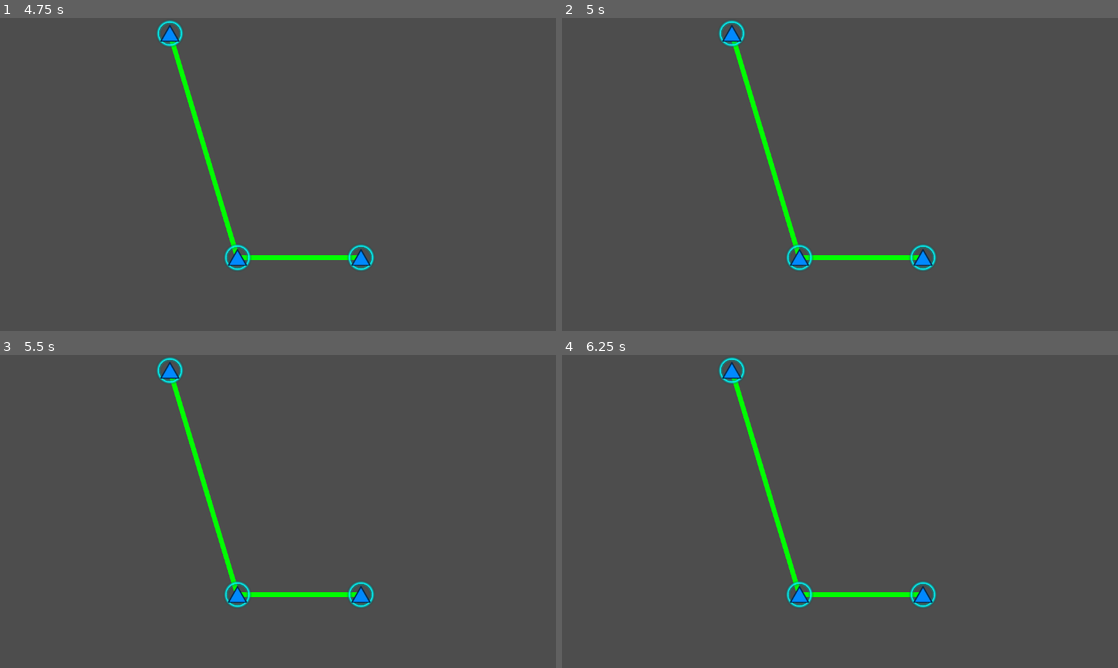
Above: before the commit, frames 1-4 (two rows, left to right).
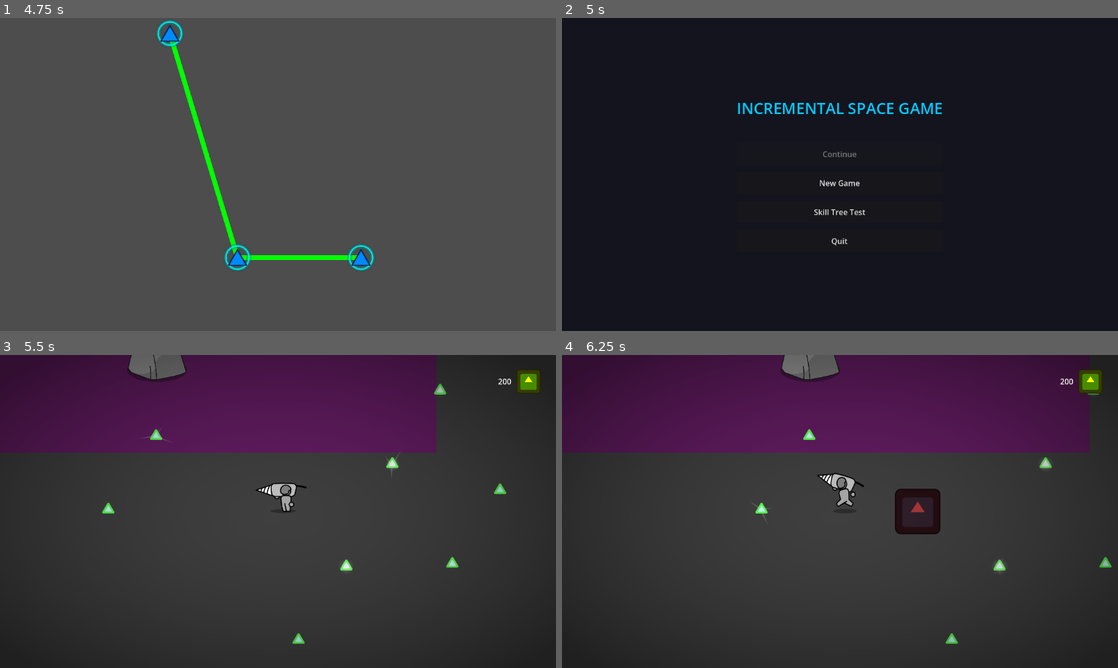
Above: after the commit, the same moments.

Repository: DeepRestGames/incremental-space-game
Game: Godot game, scene res://Scenes/UI/MainMenu.tscn
The game is run twice, just before and just after one commit, with the same random seed, the same clock (stepped at 60 frames per second) and the same inputs. The engine's default icon, where the game draws it, is replaced by a stand-in: a white triangle on a blue panel in a dark square.
Inputs (mouse positions are in pixels of both pictures, inside the frame that each line leads up to):
- Up to frame 1 (4.75 s): click "Skill Tree Test" at 0.5 s; tap Enter at 1.25, 2.75, 4.25 s; move the mouse to (400, 158) at 1.27 s; hold D (move_right) 1.28-2.03 s; hold E (interact) 1.28-2.03 s; tap Space (place_bomb) at 2, 2.1, 3.5, 3.6 s; move the mouse to (166, 190) at 2.02 s; hold S (move_down) 2.03-2.78 s; move the mouse to (333, 105) at 2.77 s; hold D (move_right) 2.78-3.53 s; hold E (interact) 2.78-3.53 s; move the mouse to (250, 237) at 3.52 s; hold W (move_up) 3.53-4.28 s; move the mouse to (444, 221) at 4.27 s; hold A (move_left) from 4.28 s (still down); hold E (interact) from 4.28 s (still down)
- Up to frame 2 (5 s): keep holding A (move_left); keep holding E (interact); tap Escape (ui_cancel) at 4.9 s
- Up to frame 3 (5.5 s): release A (move_left) at 5 s; release E (interact) at 5 s; click (278, 520) at 5 s, where only the run after the commit has a clickable "New Game"
- Up to frame 4 (6.25 s): move the mouse to (673, 464) at 5.77 s; hold A (move_left) from 5.78 s (still down); tap Space (place_bomb) at 5.85 s

Frame 1 is identical in both runs. In frame 2, 100% of the frame differs, in the area x 0-100%, y 0-100%; in frame 3, 71%; in frame 4, 72%.

Commit message:
Pause and navigation menus

Diff:
--- a/Scenes/UI/HUD.tscn
+++ b/Scenes/UI/HUD.tscn
@@ -1,9 +1,10 @@
-[gd_scene load_steps=5 format=3 uid="uid://beyb44q40vqlr"]
+[gd_scene load_steps=6 format=3 uid="uid://beyb44q40vqlr"]
 
 [ext_resource type="Texture2D" uid="uid://cqwlreb6f151w" path="res://Assets/Sprites/particles/Vignette.png" id="1_4bm6u"]
 [ext_resource type="Script" uid="uid://dl6hms7n2jhi" path="res://Scripts/UI/HUD/ExpeditionShipInteractionPrompt.gd" id="1_omqfp"]
 [ext_resource type="Texture2D" uid="uid://d3w6yyyfejaxw" path="res://icon.svg" id="2_qc5w2"]
 [ext_resource type="Script" uid="uid://cdus6xyrv3snd" path="res://Scripts/UI/HUD/ResourceCounter.gd" id="2_xaom8"]
+[ext_resource type="PackedScene" path="res://Scenes/UI/PauseMenu.tscn" id="3_pausemenu"]
 
 [node name="HUDCanvasLayer" type="CanvasLayer"]
 
@@ -87,3 +88,5 @@
 texture = ExtResource("2_qc5w2")
 expand_mode = 3
 stretch_mode = 5
+
+[node name="PauseMenu" parent="." instance=ExtResource("3_pausemenu")]
--- /dev/null
+++ b/Scenes/UI/PauseMenu.tscn
@@ -0,0 +1,65 @@
+[gd_scene format=3]
+
+[ext_resource type="Script" path="res://Scripts/UI/PauseMenu.gd" id="1_pausemenu"]
+
+[node name="PauseMenu" type="Control"]
+layout_mode = 3
+anchors_preset = 15
+anchor_right = 1.0
+anchor_bottom = 1.0
+grow_horizontal = 2
+grow_vertical = 2
+script = ExtResource("1_pausemenu")
+
+[node name="BackgroundOverlay" type="ColorRect" parent="."]
+layout_mode = 1
+anchors_preset = 15
+anchor_right = 1.0
+anchor_bottom = 1.0
+grow_horizontal = 2
+grow_vertical = 2
+color = Color(0, 0, 0, 0.588235)
+
+[node name="CenterContainer" type="CenterContainer" parent="."]
+layout_mode = 1
+anchors_preset = 15
+anchor_right = 1.0
+anchor_bottom = 1.0
+grow_horizontal = 2
+grow_vertical = 2
+
+[node name="VBoxContainer" type="VBoxContainer" parent="CenterContainer"]
+layout_mode = 2
+theme_override_constants/separation = 15
+alignment = 1
+
+[node name="TitleLabel" type="Label" parent="CenterContainer/VBoxContainer"]
+layout_mode = 2
+theme_override_colors/font_color = Color(1, 0.4, 0, 1)
+theme_override_font_sizes/font_size = 32
+text = "GAME PAUSED"
+horizontal_alignment = 1
+vertical_alignment = 1
+
+[node name="Spacer" type="Control" parent="CenterContainer/VBoxContainer"]
+custom_minimum_size = Vector2(0, 20)
+layout_mode = 2
+
+[node name="ResumeButton" type="Button" parent="CenterContainer/VBoxContainer"]
+custom_minimum_size = Vector2(250, 45)
+layout_mode = 2
+text = "Resume"
+
+[node name="SkillTreeButton" type="Button" parent="CenterContainer/VBoxContainer"]
+custom_minimum_size = Vector2(250, 45)
+layout_mode = 2
+text = "Skill Tree"
+
+[node name="BackToMenuButton" type="Button" parent="CenterContainer/VBoxContainer"]
+custom_minimum_size = Vector2(250, 45)
+layout_mode = 2
+text = "Back to Menu"
+
+[connection signal="pressed" from="CenterContainer/VBoxContainer/ResumeButton" to="." method="_on_resume_button_pressed"]
+[connection signal="pressed" from="CenterContainer/VBoxContainer/SkillTreeButton" to="." method="_on_skill_tree_button_pressed"]
+[connection signal="pressed" from="CenterContainer/VBoxContainer/BackToMenuButton" to="." method="_on_back_to_menu_button_pressed"]
--- a/Scenes/UI/skill_tree.tscn
+++ b/Scenes/UI/skill_tree.tscn
@@ -1,6 +1,7 @@
-[gd_scene format=3 uid="uid://w7h5832edy6i"]
+[gd_scene load_steps=3 format=3 uid="uid://w7h5832edy6i"]
 
 [ext_resource type="PackedScene" uid="uid://gx4f5wal3t4g" path="res://Scenes/UI/skill_node.tscn" id="1_c1qs3"]
+[ext_resource type="Script" path="res://Scripts/UI/skill_tree.gd" id="2_skilltree"]
 
 [node name="SkillTree" type="Control" unique_id=1912863450]
 layout_mode = 3
@@ -9,6 +10,7 @@
 anchor_bottom = 1.0
 grow_horizontal = 2
 grow_vertical = 2
+script = ExtResource("2_skilltree")
 
 [node name="SkillNode" parent="." unique_id=351642366 node_paths=PackedStringArray("parent_node") instance=ExtResource("1_c1qs3")]
 layout_mode = 0
--- a/Scripts/GameManagers/GameManager.gd
+++ b/Scripts/GameManagers/GameManager.gd
@@ -14,6 +14,8 @@
 
 # Expedition
 var expedition_started: bool = false
+var previous_scene_path: String = ""
+
 
 
 func _ready() -> void:
--- a/Scripts/UI/MainMenu.gd
+++ b/Scripts/UI/MainMenu.gd
@@ -13,7 +13,9 @@
 
 func _on_skill_tree_test_button_pressed() -> void:
 	# Test skill tree
+	GameManager.previous_scene_path = get_tree().current_scene.scene_file_path
 	get_tree().change_scene_to_file("res://Scenes/UI/skill_tree.tscn")
+
 
 
 func _on_quit_button_pressed() -> void:
--- /dev/null
+++ b/Scripts/UI/PauseMenu.gd
@@ -0,0 +1,39 @@
+extends Control
+
+
+func _ready() -> void:
+	hide()
+	# Allow the pause menu to run while the game is paused
+	process_mode = Node.PROCESS_MODE_ALWAYS
+
+
+func _unhandled_input(event: InputEvent) -> void:
+	if event.is_action_pressed("ui_cancel"):
+		toggle_pause()
+
+
+func toggle_pause() -> void:
+	var new_paused_state = !get_tree().paused
+	get_tree().paused = new_paused_state
+	visible = new_paused_state
+
+
+func _on_resume_button_pressed() -> void:
+	toggle_pause()
+
+
+func _on_skill_tree_button_pressed() -> void:
+	# Unpause the engine so the loaded scene processes normally
+	get_tree().paused = false
+
+	# Save the current scene's path before transitioning
+	GameManager.previous_scene_path = get_tree().current_scene.scene_file_path
+
+	# Change to the skill tree scene
+	get_tree().change_scene_to_file("res://Scenes/UI/skill_tree.tscn")
+
+
+func _on_back_to_menu_button_pressed() -> void:
+	# Unpause the engine before loading the main menu
+	get_tree().paused = false
+	get_tree().change_scene_to_file("res://Scenes/UI/MainMenu.tscn")
--- /dev/null
+++ b/Scripts/UI/skill_tree.gd
@@ -0,0 +1,11 @@
+extends Control
+
+
+func _unhandled_input(event: InputEvent) -> void:
+	if event.is_action_pressed("ui_cancel"):
+		# Return to the previous scene stored in GameManager
+		if GameManager.previous_scene_path != "":
+			get_tree().change_scene_to_file(GameManager.previous_scene_path)
+		else:
+			# Fallback to Main Menu if no previous path was recorded
+			get_tree().change_scene_to_file("res://Scenes/UI/MainMenu.tscn")
